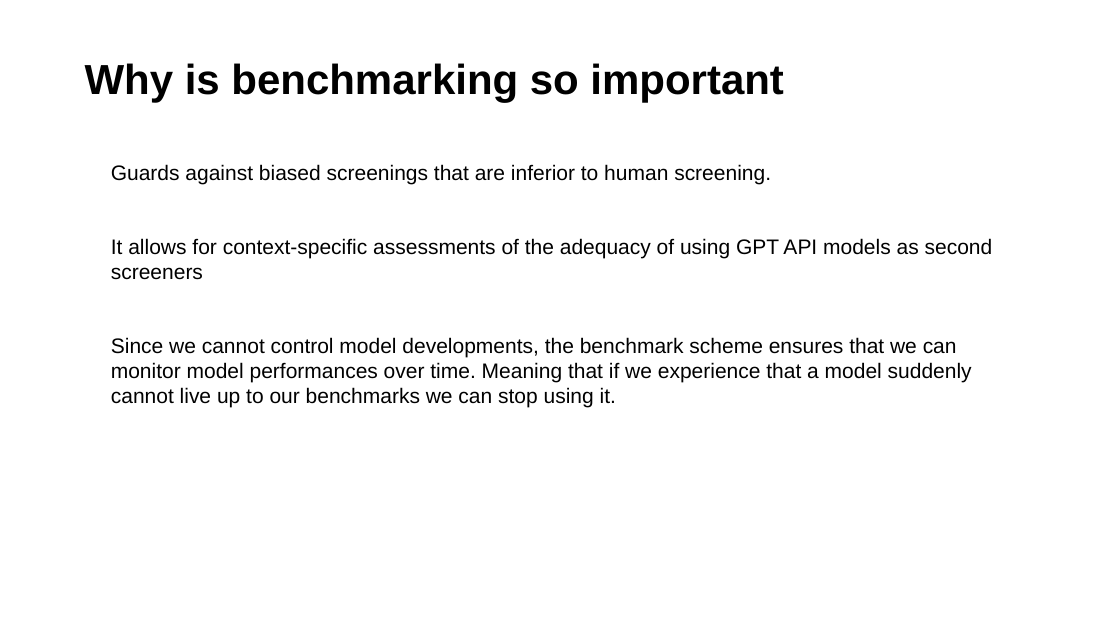
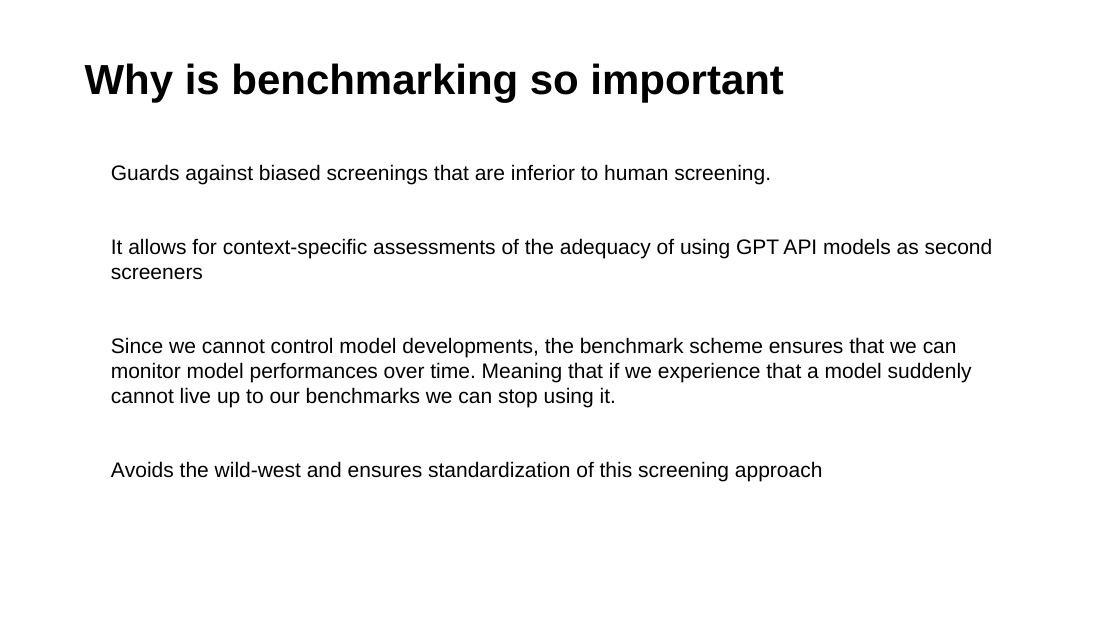
Before and after one commit to MikkelVembye/SRMA-SIG-presentation, a slide deck: slide 7 of SRMA SIG presentation 2024 .potx.pptx. Drawn at 1120x630 pixels with LibreOffice and Linux fonts; fonts in the diff are those of the drawing; background and template pictures are left out. Boxes give left, top, right and bottom in pixels: in the first picture for what was removed or moved away, otherwise in the second. Text is boxed around its words. In the diff, an @@ line names an element or a change of style, - is before the commit and + after.

```diff
--- a/SRMA SIG presentation 2024 .potx.pptx
+++ b/SRMA SIG presentation 2024 .potx.pptx
@@ text at <box>111,461,823,481</box>: paragraph added @@
+• Avoids the wild-west and ensures standardization of this screening approach
```
Also in this commit, not shown: 8 other slides changed, 2 slides added, 1 slide removed.
